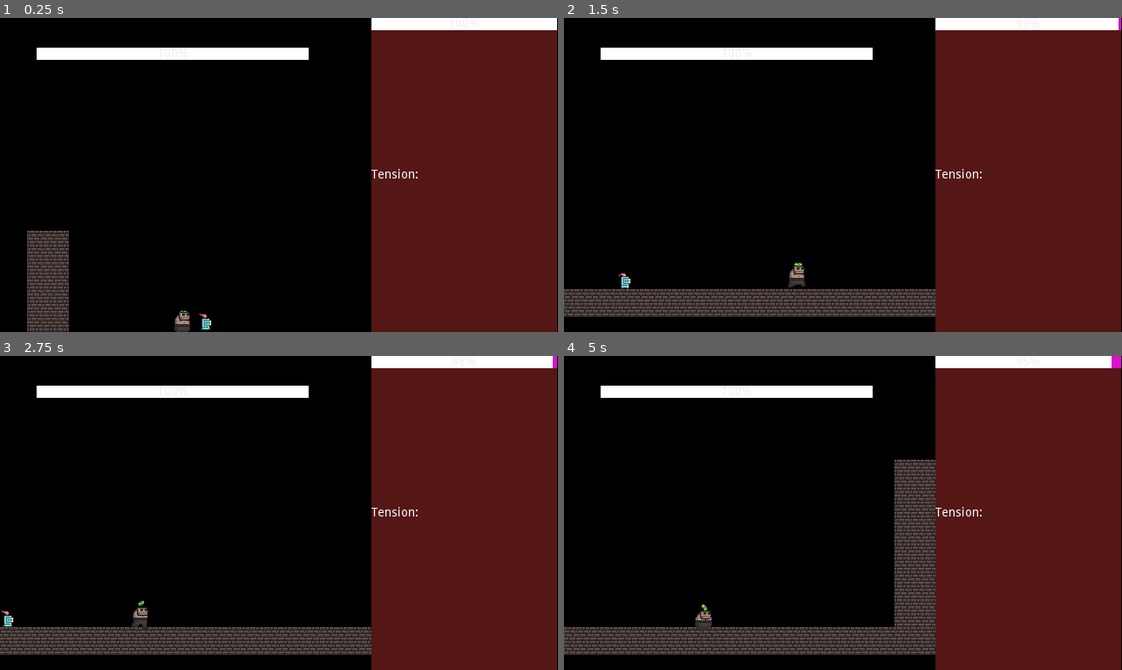
Above: before the commit, frames 1-4 (two rows, left to right).
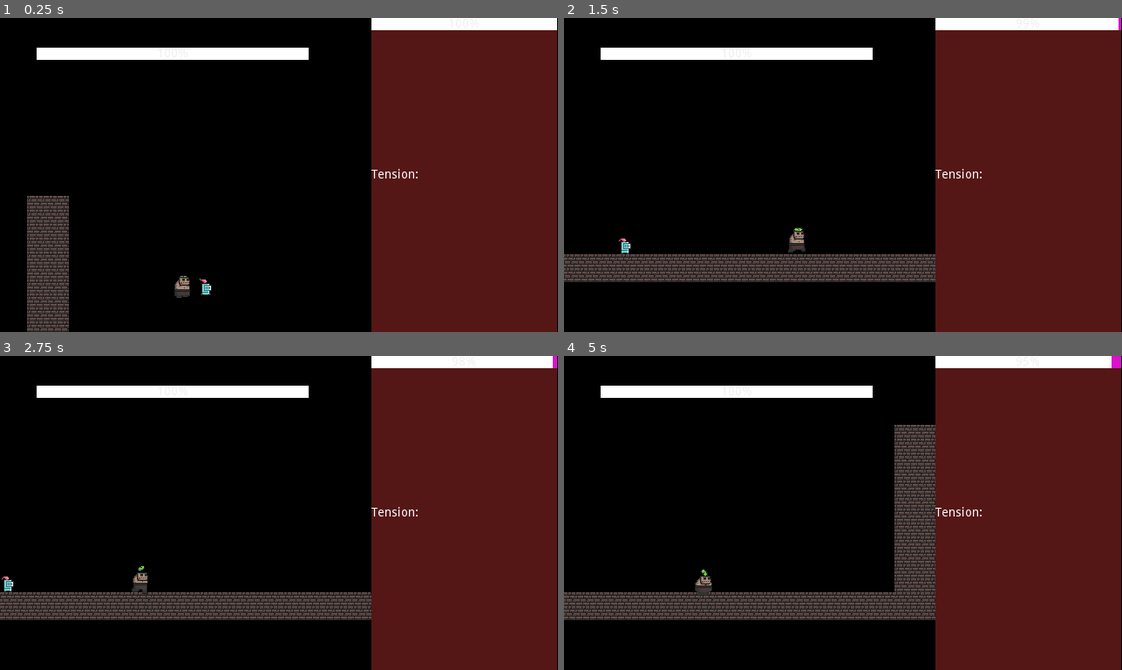
Above: after the commit, the same moments.

Repository: lemosvncs/youaretheboss
Game: Godot game, scene res://Source/Levels/WindowManager.tscn
The game is run twice, just before and just after one commit, with the same random seed, the same clock (stepped at 60 frames per second) and the same inputs.
Inputs:
- Up to frame 1 (0.25 s): no input
- Up to frame 2 (1.5 s): hold Right (ui_right) from 0.53 s (still down); tap Space (jump) at 0.77 s
- Up to frame 3 (2.75 s): tap Space (jump) at 1.52 s; release Right (ui_right) at 2.03 s; hold Left (ui_left) from 2.03 s (still down)
- Up to frame 4 (5 s): release Left (ui_left) at 2.78 s; hold Right (ui_right) 2.78-4.28 s; tap Space (jump) at 3.02, 3.77, 4.52 s; hold Left (ui_left) from 4.28 s (still down)

The runs differ from the first frame. In frame 1, 2.0% of the frame differs, in the area x 4-38%, y 56-100%; in frame 2, 12%; in frame 3, 12%; in frame 4, 13%, in the area x 0-67%, y 21-96%.

Commit message:
camera adjustments

Diff:
--- a/Source/Actors/Player.tscn
+++ b/Source/Actors/Player.tscn
@@ -30,7 +30,7 @@
 extents = Vector2( 7.89203, 12.5479 )
 
 [node name="Player" type="KinematicBody2D"]
-collision_mask = 4
+collision_mask = 6
 script = ExtResource( 9 )
 
 [node name="PlayerSprite" type="AnimatedSprite" parent="."]
@@ -43,8 +43,9 @@
 shape = SubResource( 2 )
 
 [node name="Camera2D" type="Camera2D" parent="."]
-offset = Vector2( 0, -80 )
+offset = Vector2( 0, -40 )
 current = true
+limit_top = -600
 drag_margin_v_enabled = true
 smoothing_enabled = true
 
